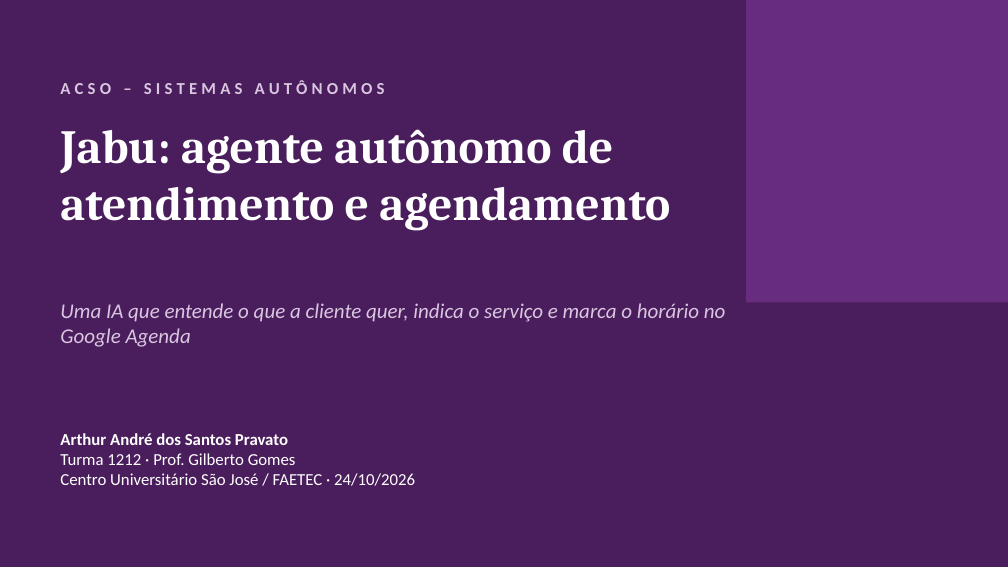
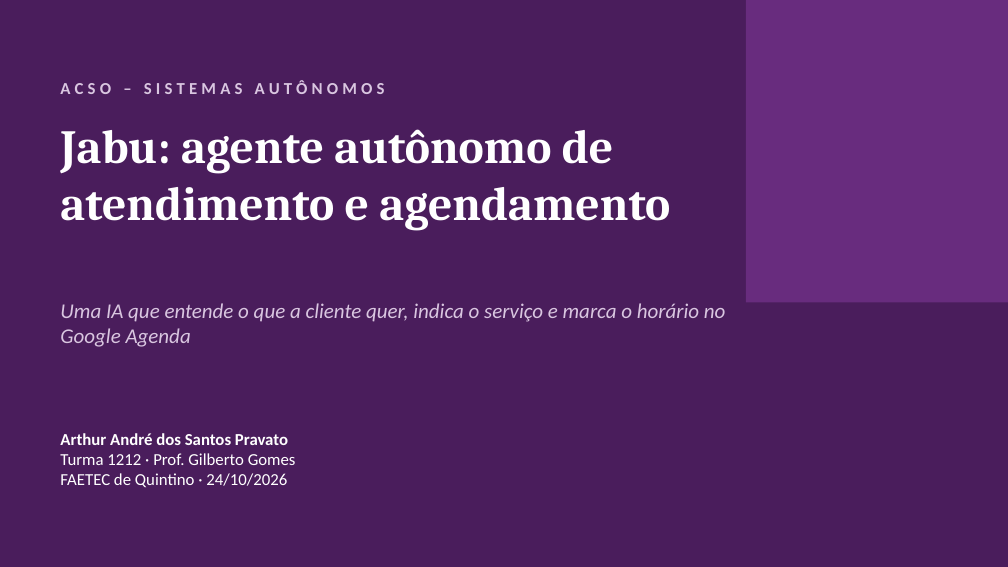
Before and after one commit to kbrianps/jabuticaba, a slide deck: slide 1 of docs/entrega/Apresentacao_ACSO_Arthur_Pravato.pptx. Drawn at 1008x567 pixels with LibreOffice and Linux fonts; fonts in the diff are those of the drawing. Boxes give left, top, right and bottom in pixels: in the first picture for what was removed or moved away, otherwise in the second. Text is boxed around its words. In the diff, an @@ line names an element or a change of style, - is before the commit and + after.

```diff
--- a/docs/entrega/Apresentacao_ACSO_Arthur_Pravato.pptx
+++ b/docs/entrega/Apresentacao_ACSO_Arthur_Pravato.pptx
@@ text at box(60, 473, 287, 488): text changed @@
-Centro Universitário São José / FAETEC · 24/10/2026
+FAETEC de Quintino · 24/10/2026
```
Also in this commit, not shown: 3 other files.
